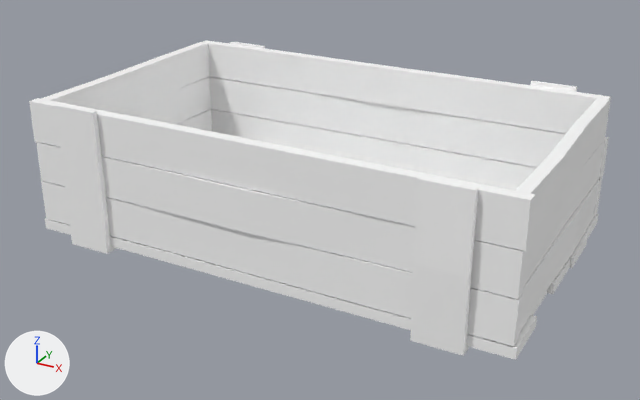
The glTF model Client/Client/Resource/DDSMapData/Meshes/SM_Box_01.gltf, before and after one commit.
Both versions are drawn from a camera (50 mm lens) standing at (0.602, -1.108, 0.605) and looking at (0.005, -0.023, 0.063). Every picture has the same lights, and +X, +Y and +Z are marked at lower left. The picture after the commit comes second.

In view in the first picture: 'SM_Box_01'.
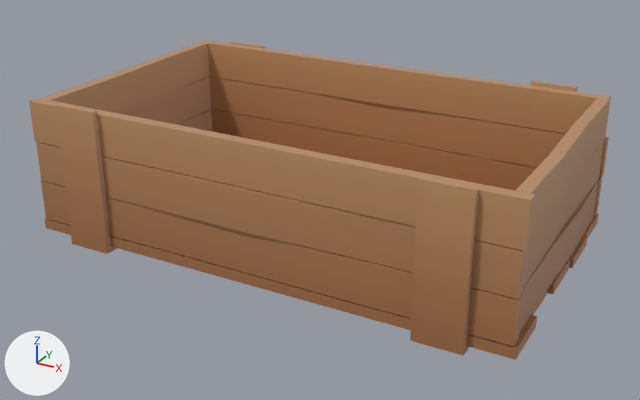
What differs and where, as boxes (x1, y1, x2, y2) in the pictures (640 x 400 px):
'SM_Box_01', surface changed (white to brown): (29, 40, 611, 360) in both

The change in detail:
Picture 'MI_Prop_01_BaseColor.png' (img_mi_prop_01_basecolor_png) is new.
In material 'MI_Prop_01' (mat_mi_prop_01), base_color is no longer (1.0, 1.0, 1.0), white #ffffff.
In material 'MI_Prop_01' (mat_mi_prop_01), texture is now set to img_mi_prop_01_basecolor_png.
